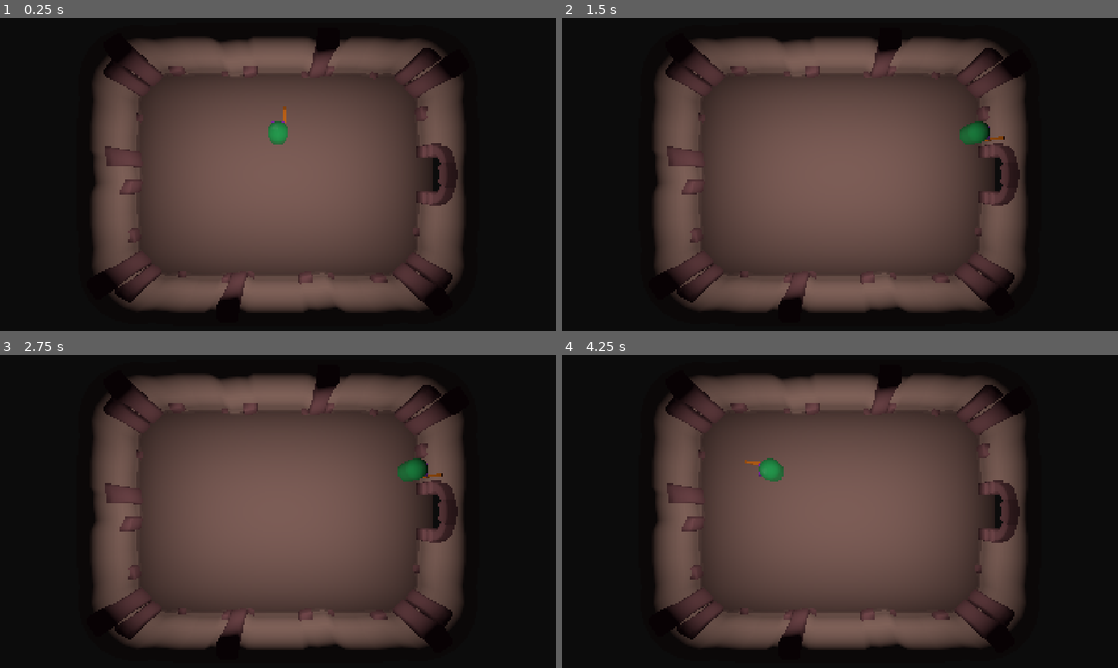
Above: before the commit, frames 1-4 (two rows, left to right).
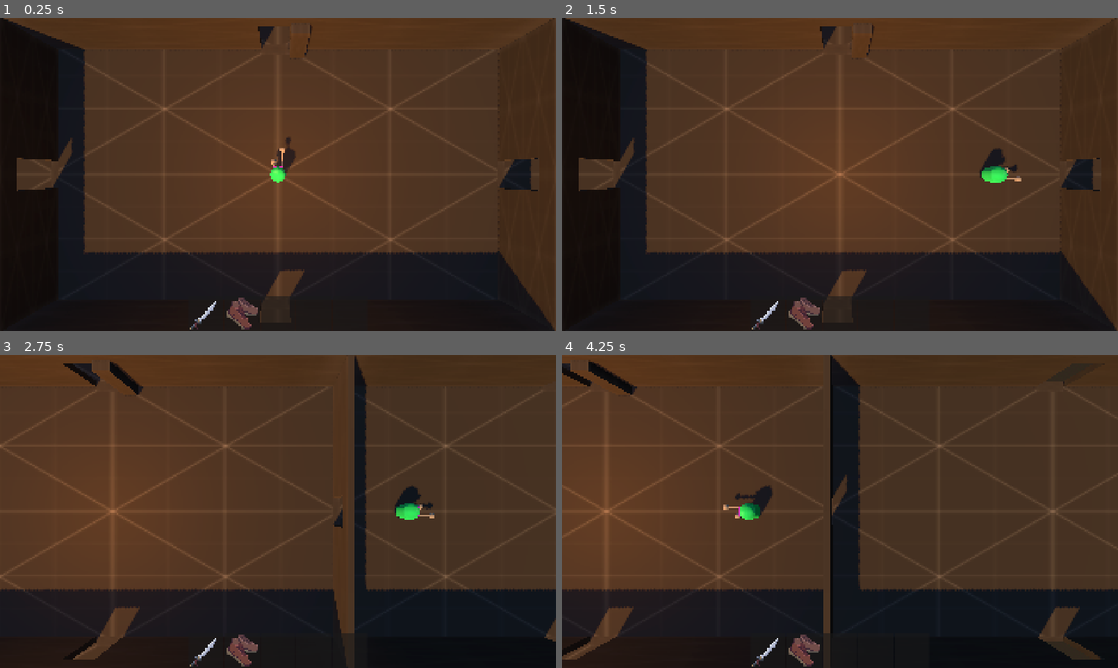
Above: after the commit, the same moments.

Repository: panable/brackeysjam-2026.2
Game: Godot game, scene res://game.tscn
The game is run twice, just before and just after one commit, with the same random seed, the same clock (stepped at 60 frames per second) and the same inputs. Before the commit the project starts from res://Scenes/RealGame.tscn.
Inputs (mouse positions are in pixels of both pictures, inside the frame that each line leads up to):
- Up to frame 1 (0.25 s): no input
- Up to frame 2 (1.5 s): tap Enter (ui_accept) at 0.5 s; move the mouse to (962, 158) at 0.52 s; hold D (move_right) 0.53-1.25 s; hold Enter (ui_accept) 0.53-1.25 s; tap E (interact) at 0.6 s; click (962, 158) at 0.67 s; drag from (728, 190) to (812, 237) at 1.27 s
- Up to frame 3 (2.75 s): tap Enter (ui_accept) at 2 s; move the mouse to (333, 442) at 2.02 s; hold D (move_right) from 2.03 s (still down); hold Enter (ui_accept) from 2.03 s (still down); tap Space (attack) at 2.1 s; click (333, 442) at 2.17 s
- Up to frame 4 (4.25 s): release D (move_right) at 2.75 s; release Enter (ui_accept) at 2.75 s; drag from (812, 574) to (673, 464) at 2.77 s; move the mouse to (1006, 558) at 3.52 s; hold A (move_left) from 3.53 s (still down); hold Enter (ui_accept) from 3.53 s (still down); tap E (interact) at 3.6 s; click (1006, 558) at 3.67 s

The runs differ from the first frame. In frame 1, 64% of the frame differs, in the area x 0-100%, y 0-100%; in frame 2, 64%; in frame 3, 74%; in frame 4, 75%.

Commit message:
Add functional NPC Dialogue

Diff:
--- a/Scripts/DialogueUIi.gd
+++ b/Scripts/DialogueUIi.gd
@@ -31,7 +31,7 @@
 	_current_id = id
 	var entry: Dictionary = _data[id]
 	speaker.text = entry.get("speaker", "")
-	content.text = entry.get("text", "...")
+	content.text = entry.get("content", "...")
 	content.visible_characters = 0
 	_typing.start(0.05)
 	for r in response.get_children():
@@ -46,8 +46,10 @@
 	var entry: Dictionary = _data[_current_id]
 	if entry.has("choices"):
 		_show_choices(entry["choices"])
-	elif entry.has("next_id"):
-		_show(entry["next_id"])
+	#elif entry.has("next_id"):
+		#_show(entry["next_id"])
+	#else:
+		#_end()
 
 func _show_choices(choices: Array) -> void:
 	for choice in choices:
@@ -56,17 +58,47 @@
 		button.pressed.connect(func() -> void: _show(choice["next_id"]))
 		response.add_child(button)
 
-func _unhandled_input(event: InputEvent) -> void:
-	if not visible or not event.is_action_pressed("ui_accept"):
+func _input(event: InputEvent) -> void:
+	# Ignore input if dialogue is not visible
+	if not visible:
 		return
-	if _typing.is_stopped():
+
+	# Ignore released keys
+	if not event.is_pressed():
+		return
+
+	# Ignore mouse movement
+	if event is InputEventMouseMotion:
+		return
+
+	# Ignore mouse buttons other than left click
+	if event is InputEventMouseButton and event.button_index != MOUSE_BUTTON_LEFT:
+		return
+
+	# Finish displaying text if it is still typing
+	if not _typing.is_stopped():
+		content.visible_characters = content.get_total_character_count()
+		_typing.stop()
 		var entry: Dictionary = _data[_current_id]
-		if not entry.has("choices") and not entry.has("next_id"):
-			_end()
+		if entry.has("choices"):
+			_show_choices(entry["choices"])
+		get_viewport().set_input_as_handled()
+		return
+
+	#  Get the current dialogue entry
+	var entry: Dictionary = _data[_current_id]
+
+	# Wait for the player to select a choice
+	if entry.has("choices"):
+		return
+
+	# Move to the next dialogue entry
+	if entry.has("next_id"):
+		_show(entry["next_id"])
+
+	# End dialogue if there is no next entry
 	else:
-		content.visable_characters = content.get_total_character_count()
-		_typing.stop()
-		_on_typing_tick()
+		_end()
 	get_viewport().set_input_as_handled()
 
 func _end() -> void:
--- a/Scripts/NPC.gd
+++ b/Scripts/NPC.gd
@@ -1,19 +1,30 @@
 extends Node3D
 
 @onready var interaction_area: Area3D = $MeshInstance3D/InteractionArea
+@onready var dialogue: Control = $"../DialogueUI"
+
 var in_range := false
+var _data: Dictionary = {}
+var player: Node3D = null
 
 func _ready() -> void:
+	var file := FileAccess.open("res://dialogue.json", FileAccess.READ)
+	if file:
+		_data = JSON.parse_string(file.get_as_text())
+
 	interaction_area.body_entered.connect(_enter_range)
 	interaction_area.body_exited.connect(_exit_range)
+	dialogue.dialogue_finished.connect(_on_finished)
 
 func _process(_delta: float) -> void:
-	if Input.is_action_just_pressed("interact"):
-		if in_range:
+	if in_range and Input.is_action_just_pressed("interact"):
 			interact()
 
 func interact() -> void:
-	print("interaction works")
+	if player == null:
+		return
+	player.set_process_unhandled_input(false)
+	dialogue.start(_data, "start")
 
 
 # NPC Range (CollisionShape3D [Range: 2.0m])
@@ -22,6 +33,7 @@
 func _enter_range(body: Node3D) -> void:
 	if body.is_in_group("player"):
 		in_range = true
+		player = body
 		print("player in range of NPC Interaction")
 
 
@@ -30,3 +42,7 @@
 	if body.is_in_group("player"):
 		in_range = false
 		print("Player left range of NPC Interaction")
+
+func _on_finished() -> void:
+	if player:
+		player.set_process_unhandled_input(true)
--- /dev/null
+++ b/dialogue.json
@@ -0,0 +1,41 @@
+{
+	"start": {
+		"speaker": "NPC",
+		"content": "Hello! It's nice to meet you.",
+		"next_id": "question"
+	},
+
+	"question": {
+		"speaker": "NPC",
+		"content": "What do you think of this place?",
+		"choices": [
+			{
+				"content": "I like it here.",
+				"next_id": "positive"
+			},
+			{
+				"content": "It's a bit strange.",
+				"next_id": "strange"
+			},
+			{
+				"content": "I don't know yet.",
+				"next_id": "unsure"
+			}
+		]
+	},
+
+	"positive": {
+		"speaker": "NPC",
+		"content": "Glad to hear it. Maybe you'll stick around for a while."
+	},
+
+	"strange": {
+		"speaker": "NPC",
+		"content": "Yeah... you'll get used to it eventually."
+	},
+
+	"unsure": {
+		"speaker": "NPC",
+		"content": "Fair enough. You've only just arrived."
+	}
+}
--- a/game.tscn
+++ b/game.tscn
@@ -7,6 +7,7 @@
 [ext_resource type="Script" uid="uid://bxpodlqif1ghn" path="res://camera_3d.gd" id="5_j5wjh"]
 [ext_resource type="Texture2D" uid="uid://c7oyhejvt7mk8" path="res://kenney_prototype-textures/PNG/Dark/texture_04.png" id="6_vef74"]
 [ext_resource type="PackedScene" uid="uid://clxdl8sdql4ld" path="res://Scenes/npc.tscn" id="7_eow3j"]
+[ext_resource type="PackedScene" uid="uid://dgvew44vrd1d1" path="res://Scenes/DialogueUI.tscn" id="8_j5wjh"]
 
 [sub_resource type="StandardMaterial3D" id="StandardMaterial3D_hve3p"]
 albedo_texture = ExtResource("3_ryrav")
@@ -327,3 +328,5 @@
 
 [node name="NPC" parent="." unique_id=1288896559 instance=ExtResource("7_eow3j")]
 transform = Transform3D(1, 0, 0, 0, 1, 0, 0, 0, 1, 11.710603, 1.5, -12.757203)
+
+[node name="DialogueUI" parent="." unique_id=1035567338 instance=ExtResource("8_j5wjh")]
--- a/project.godot
+++ b/project.godot
@@ -11,7 +11,7 @@
 [application]
 
 config/name="brackeysjam-2026.2"
-run/main_scene="uid://cspd4p1a25i0j"
+run/main_scene="uid://wl13gsmo0kuv"
 config/features=PackedStringArray("4.7", "Forward Plus")
 config/icon="res://icon.svg"
 
